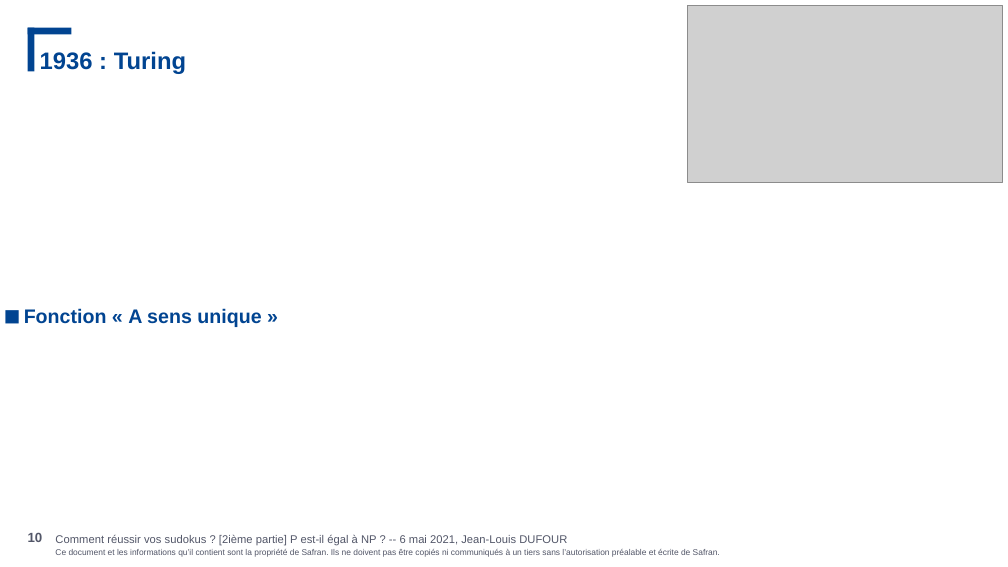
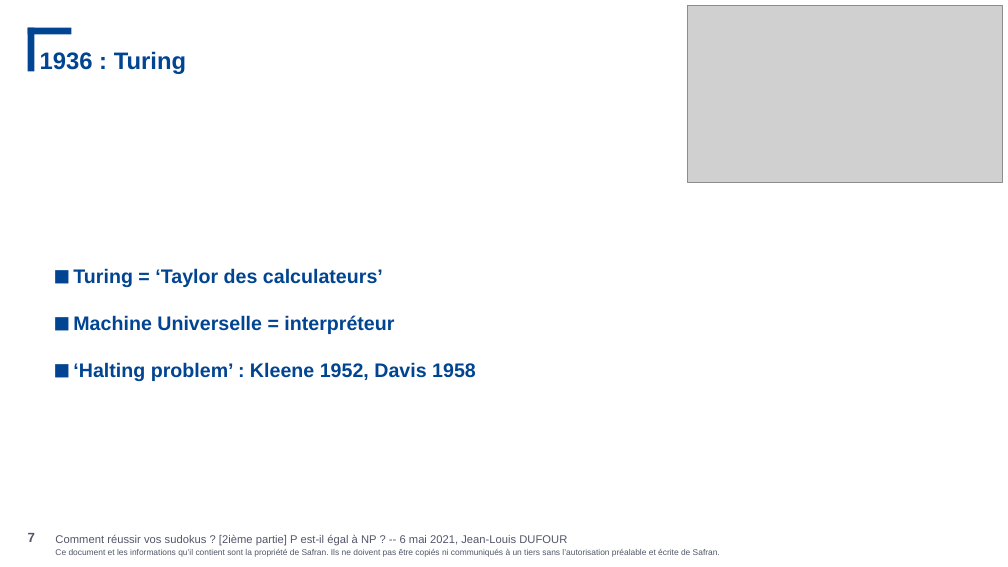
Before and after one commit to JeanLouisDufour/cours_comp, a slide deck: slide 7 of decidability.pptx (slide 10 before the commit). Drawn at 1008x567 pixels with LibreOffice and Linux fonts; fonts in the diff are those of the drawing; grey boxes stand for pictures; background and template pictures are left out. Boxes give left, top, right and bottom in pixels: in the first picture for what was removed or moved away, otherwise in the second. Text is boxed around its words. In the diff, an @@ line names an element or a change of style, - is before the commit and + after.

```diff
--- a/decidability.pptx
+++ b/decidability.pptx
@@ text at bbox=[73, 268, 476, 381]: text changed @@
-■ Fonction « A sens unique »
+■ Turing = ‘Taylor des calculateurs’
+■ Machine Universelle = interpréteur
+■ ‘Halting problem’ : Kleene 1952, Davis 1958
@@ page number at bbox=[28, 533, 35, 542]: text changed @@
-10
+7
```
Also in this commit, not shown: 11 other slides changed, 1 other file.
